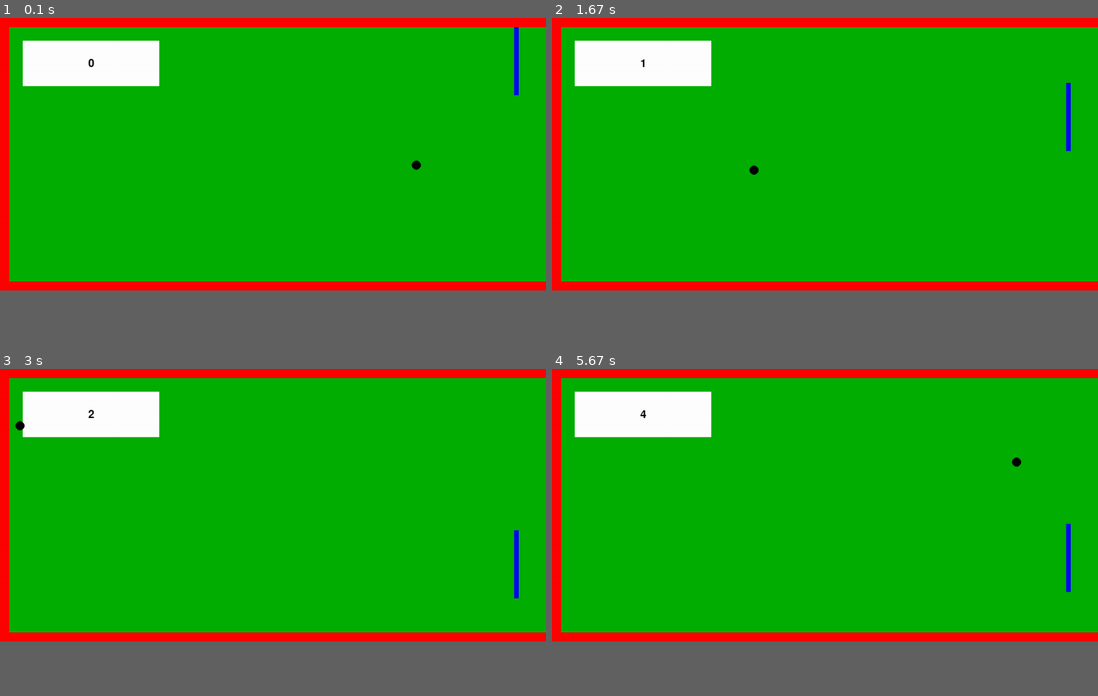
Above: before the commit, frames 1-4 (two rows, left to right).
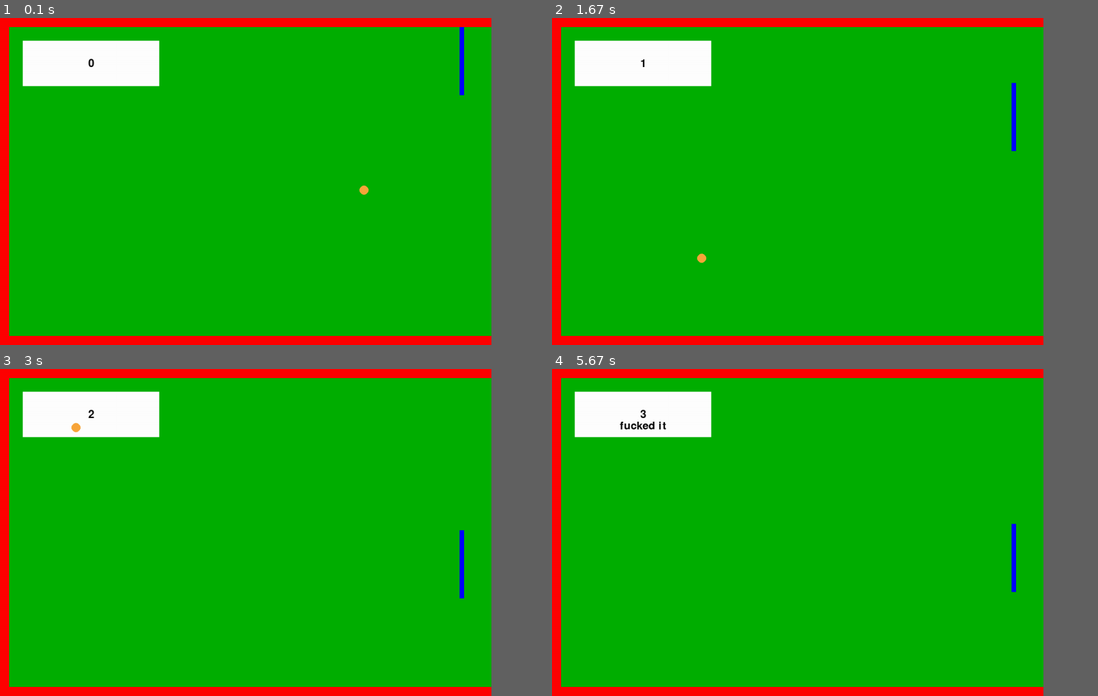
Above: after the commit, the same moments.

Repository: Wombatlord/PygamePong
Game: pygame game, started from pong.py
The game is run twice, just before and just after one commit, with the same random seed, the same clock (stepped at 60 frames per second) and the same inputs.
Inputs (mouse positions are in pixels of both pictures, inside the frame that each line leads up to):
- Up to frame 1 (0.1 s): no input
- Up to frame 2 (1.67 s): click (797, 181) at 0.38 s; click (846, 253) at 0.72 s; click (977, 295) at 1.05 s; click (683, 116) at 1.38 s
- Up to frame 3 (3 s): click (431, 656) at 1.72 s; click (174, 463) at 2.05 s; click (414, 617) at 2.38 s; click (87, 565) at 2.72 s
- Up to frame 4 (5.67 s): click (655, 470) at 3.05 s; click (683, 588) at 3.38 s; click (972, 607) at 3.72 s; click (650, 653) at 4.05 s; click (644, 552) at 4.38 s; click (825, 624) at 4.72 s; click (939, 558) at 5.05 s
In our replay, the window is 900x450 before the commit and 810x540 after it. These sizes can differ from the game's own. Grey fills any space a smaller window leaves; there, only what the larger window draws over its background counts as a difference.

The runs differ from the first frame. In frame 1, 6.2% of the frame differs, in the area x 0-100%, y 0-100%; in frame 2, 6.2%; in frame 3, 6.2%; in frame 4, 6.3%.

Commit message:
Refactored GameState class. Rewrote Main Loop to implement GameState. Cleaned up variables. Made new balls random colours.

Diff:
--- a/pong.py
+++ b/pong.py
@@ -7,35 +7,36 @@
 pygame.mouse.set_visible(0)
 
 # Screen Variables
-HEIGHT = 600
-WIDTH = 1200
+HEIGHT = 720
+WIDTH = 1080
 BORDER = 20
-
 
 # Game Object Variables
 borderColour = pygame.Color("red")
+backgroundColour = (0, 175, 0)
 ballColour = pygame.Color("black")
 paddleColour = pygame.Color("blue")
 
 velocity = 300
 scoreValue = 0
 
-
 # Instantiate Game Objects
 scoreBoard = ScoreBoard()
-paddle = Paddle(WIDTH - BORDER * 3 - Paddle.WIDTH, HEIGHT // 2 - Paddle.HEIGHT // 2, paddleColour)
-ball = Ball(WIDTH - Ball.RADIUS - 250, HEIGHT // 2, - velocity, velocity, ballColour)
-balls = [ball]
+paddle = Paddle(WIDTH - BORDER * 3 - Paddle.WIDTH, HEIGHT * 0.5 - Paddle.HEIGHT * 0.5, paddleColour)
+ball = Ball(WIDTH - Ball.RADIUS - 250, HEIGHT * 0.5, - velocity, velocity, ballColour)
+liveBalls = []
 
 # I really tried.
 gameState = GameState(pygame.display.set_mode((WIDTH, HEIGHT)),
                       ball,
                       paddle,
+                      liveBalls,
                       scoreBoard,
                       WIDTH,
                       HEIGHT,
                       BORDER,
-                      borderColour
+                      borderColour,
+                      backgroundColour
                       )
 
 # Game Loop Flags
@@ -51,19 +52,35 @@
     gameState.renderWalls()
     gameState.paddle.show(gameState.screen)
 
-    if ball in balls:
-        ball.show(gameState.screen)
-    elif ball not in balls:
+    if gameState.ball not in gameState.liveBalls:
+        gameState.resetGame()
+
+    if gameState.ball.x < gameState.width:
+        gameState.ball.show(gameState.screen)
+        # print('live ball')
+
+    if gameState.ball.x > gameState.width:
+        # print('dead ball')
+        gameState.gameOver()
+        time.sleep(2)
+
+    gameState.updateGameState()
+    pygame.display.flip()
+
+    """
+    if ball in gameState.liveBalls:
+        print('okay')
+        gameState.ball.show(gameState.screen)
+    elif ball not in gameState.liveBalls:
         gameState.scoreBoard.displayGameOver(gameState.screen)
         gameState.scoreBoard.reset()
-        ball = Ball(WIDTH - Ball.RADIUS - 250, HEIGHT // 2, - velocity, 150, ballColour)
-        balls.append(ball)
+        gameState.newBall(liveBalls)
         pygame.display.flip()
         gameOver = False
-        time.sleep(5)
+        time.sleep(2)
 
-    pygame.display.flip()
-    ball.update(paddle, WIDTH, HEIGHT, BORDER, balls)
-    gameState.paddle.update(BORDER, HEIGHT)
+    ball.update(gameState.paddle, WIDTH, HEIGHT, BORDER, gameState.liveBalls)
+    paddle.update(BORDER, HEIGHT)
+    """
 
 pygame.quit()
--- a/pongEntities.py
+++ b/pongEntities.py
@@ -3,7 +3,7 @@
 import random
 
 scoreValue = 0
-
+randomRGB = (random.randint(0, 255), random.randint(0, 255), random.randint(0, 255),)
 
 def current_time():
     """
@@ -27,7 +27,7 @@
     """
     SIZE = (300, 100)
     POSITION = (50, 50)
-    gameOverMessage = 'You Suck!'
+    gameOverMessage = 'fucked it'
 
     def __init__(self):
         pass
@@ -54,8 +54,8 @@
         font = pygame.font.Font(None, 36)
         score = font.render(str(scoreValue), 1, (10, 10, 10))
         textPos = score.get_rect(
-            centerx=ScoreBoard.POSITION[0] + ScoreBoard.SIZE[0] // 2,
-            centery=ScoreBoard.POSITION[1] + ScoreBoard.SIZE[1] // 2
+            centerx=ScoreBoard.POSITION[0] + ScoreBoard.SIZE[0] * 0.5,
+            centery=ScoreBoard.POSITION[1] + ScoreBoard.SIZE[1] * 0.5
         )
         screen.blit(score, textPos)
 
@@ -70,8 +70,8 @@
         font = pygame.font.Font(None, 36)
         text = font.render(ScoreBoard.gameOverMessage, 1, (10, 10, 10))
         textPos = text.get_rect(
-            centerx=ScoreBoard.POSITION[0] + ScoreBoard.SIZE[0] // 2,
-            centery=ScoreBoard.POSITION[1] + ScoreBoard.SIZE[1] // 2 + 25
+            centerx=ScoreBoard.POSITION[0] + ScoreBoard.SIZE[0] * 0.5,
+            centery=ScoreBoard.POSITION[1] + ScoreBoard.SIZE[1] * 0.5 + 25
         )
         screen.blit(text, textPos)
 
@@ -109,19 +109,19 @@
         Updates the paddle position and defines the boundaries of the play space.
         Positional tracking is used to prevent paddle leaving the screen, not hitbox collisions.
         """
-        upperBound = Paddle.HEIGHT // 2 + borderSize
-        lowerBound = height - Paddle.HEIGHT // 2 - borderSize
+        upperBound = Paddle.HEIGHT * 0.5 + borderSize
+        lowerBound = height - Paddle.HEIGHT * 0.5 - borderSize
         outOfBoundsAbove = pygame.mouse.get_pos()[1] < upperBound
         outOfBoundsBelow = pygame.mouse.get_pos()[1] > lowerBound
 
         if not outOfBoundsAbove and not outOfBoundsBelow:
-            self.y = pygame.mouse.get_pos()[1] - Paddle.HEIGHT // 2
+            self.y = pygame.mouse.get_pos()[1] - Paddle.HEIGHT * 0.5
 
         elif outOfBoundsAbove:
-            self.y = upperBound - Paddle.HEIGHT // 2
+            self.y = upperBound - Paddle.HEIGHT * 0.5
 
         elif outOfBoundsBelow:
-            self.y = lowerBound - Paddle.HEIGHT // 2
+            self.y = lowerBound - Paddle.HEIGHT * 0.5
 
         else:
             raise ValueError('ya fucked it')
@@ -129,7 +129,7 @@
 
 class Ball:
     """
-    Balls are responsible for:
+    liveBalls are responsible for:
     Providing a hit-box,
     showing a ball,
     destroying a ball,
@@ -159,15 +159,15 @@
         """
         pygame.draw.circle(screen, self.colour, (int(self.x), int(self.y)), Ball.RADIUS)
 
-    def destroy(self, balls):
-        """
-        Removes ball object from list of balls to ensure invalid balls are not displayed.
-        """
-        balls.remove(self)
-
-    def update(self, paddle: Paddle, width, height, border, balls):
-        """
-        Updates x and y position of the ball based on original positions combined with time.
+    def destroy(self, liveBalls):
+        """
+        Removes ball object from list of liveBalls to ensure invalid liveBalls are not displayed.
+        """
+        liveBalls.remove(self)
+
+    def update(self, paddle: Paddle, width, height, border, liveBalls):
+        """
+        Updates x and y position of the ball based on original positions combined with time differential.
         Detects collision with paddle or walls and reverses travel direction.
         Increments Score Value for display on score board.
         Destroys the ball if it travels off screen right.
@@ -187,11 +187,6 @@
 
         hasCollided = self.getHitBox().colliderect(paddle.getHitBox())
         horizontalOutOfBounds = newX < border + Ball.RADIUS
-        offScreen = newX > width
-
-        if offScreen:
-            self.destroy(balls)
-            return
 
         if horizontalOutOfBounds:
             scoreValue += 1
@@ -213,19 +208,42 @@
 
 # I tried.
 class GameState:
-    def __init__(self, screen, ball: Ball, paddle: Paddle, scoreBoard: ScoreBoard, width, height, border, borderColour):
+
+    def __init__(self, screen, ball: Ball, paddle: Paddle, liveBalls, scoreBoard: ScoreBoard,
+                 width, height, border, borderColour, backgroundColour):
         self.screen = screen
         self.ball = ball
         self.paddle = paddle
+        self.liveBalls = liveBalls
         self.scoreBoard = scoreBoard
         self.width = width
         self.height = height
         self.border = border
         self.borderColour = borderColour
+        self.backgroundColour = backgroundColour
 
     def updateGameState(self):
-        self.ball.update(self.paddle)
-        self.paddle.update()
+        self.ball.update(self.paddle, self.width, self.height, self.border, self.liveBalls)
+        self.paddle.update(self.border, self.height)
+
+    def newBall(self):
+        initialVelocity = 300
+        ballColour = (random.randint(0, 255), random.randint(0, 255), random.randint(0, 255),)
+        self.ball = Ball(self.width - Ball.RADIUS - 250, self.height * 0.5, - initialVelocity, initialVelocity,
+                         ballColour)
+        self.liveBalls.append(self.ball)
+
+    def resetGame(self):
+        self.newBall()
+
+    def gameOver(self):
+        self.scoreBoard.displayGameOver(self.screen)
+        self.scoreBoard.reset()
+        self.destroyBall()
+        pygame.display.flip()
+
+    def destroyBall(self):
+        self.liveBalls.remove(self.ball)
 
     def show(self):
         self.ball.show(self.screen)
@@ -235,10 +253,11 @@
     def renderBackground(self):
         background = pygame.Surface(self.screen.get_size())
         background = background.convert()
-        background.fill((0, 175, 0))
+        background.fill(self.backgroundColour)
         self.screen.blit(background, (0, 0))
 
     def renderWalls(self):
         pygame.draw.rect(self.screen, self.borderColour, pygame.Rect((0, 0), (self.width, self.border)))
         pygame.draw.rect(self.screen, self.borderColour, pygame.Rect((0, 0), (self.border, self.height)))
-        pygame.draw.rect(self.screen, self.borderColour, pygame.Rect((0, self.height - self.border), (self.width, self.border)))
+        pygame.draw.rect(self.screen, self.borderColour,
+                         pygame.Rect((0, self.height - self.border), (self.width, self.border)))
